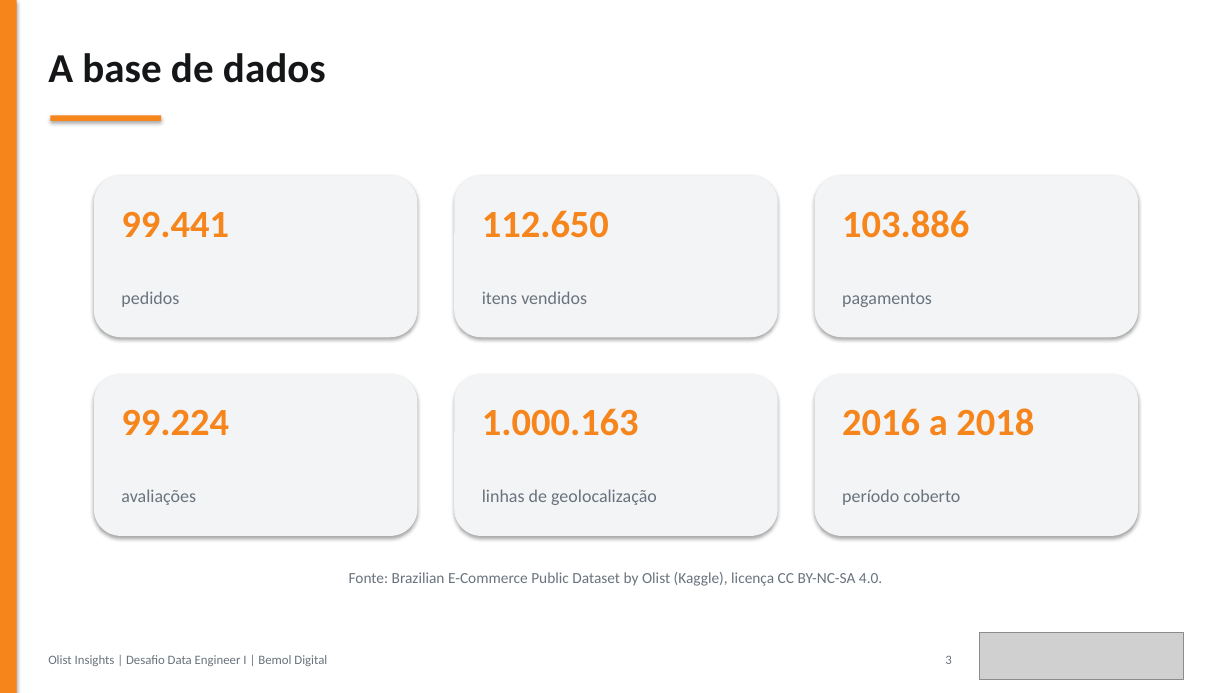
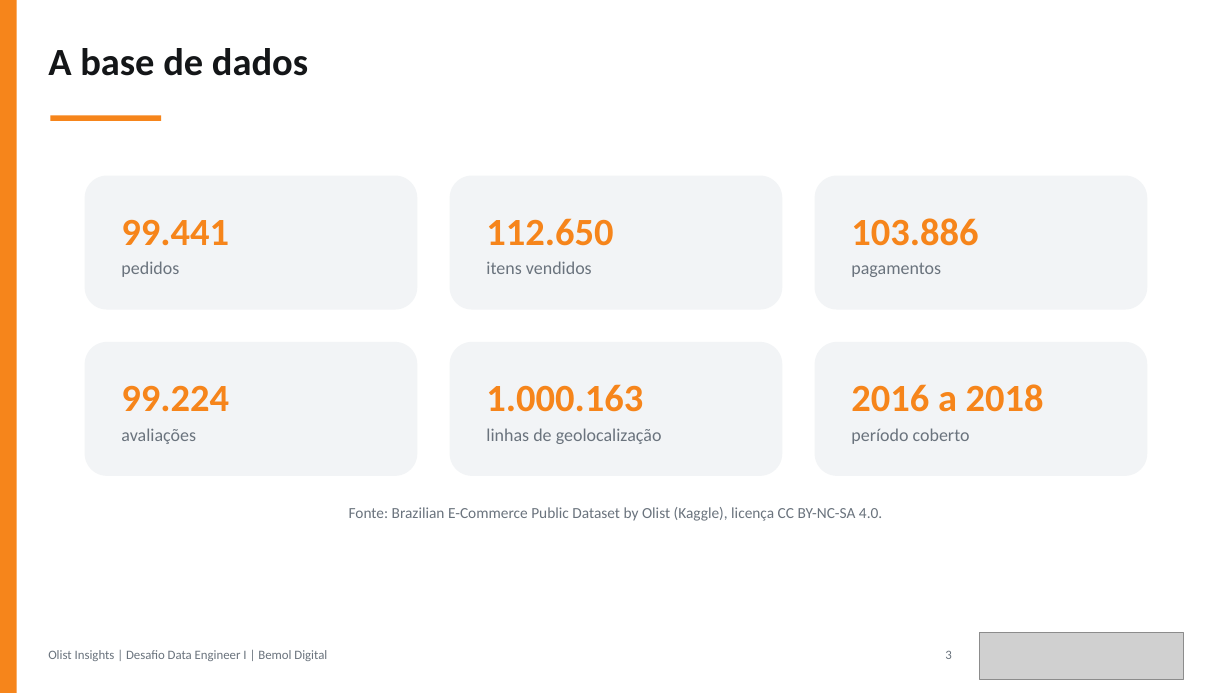
Before and after one commit to JulianaBallin/data-engineer-challenge, a slide deck: slide 3 of docs/apresentacao/apresentacao-olist.pptx. Drawn at 1232x693 pixels with LibreOffice and Linux fonts; fonts in the diff are those of the drawing; grey boxes stand for pictures. Boxes give left, top, right and bottom in pixels: in the first picture for what was removed or moved away, otherwise in the second. Text is boxed around its words. In the diff, an @@ line names an element or a change of style, - is before the commit and + after.

```diff
--- a/docs/apresentacao/apresentacao-olist.pptx
+++ b/docs/apresentacao/apresentacao-olist.pptx
@@ rectangle removed at (x1=0, y1=0, x2=1232, y2=693) @@
@@ text "A base de dados" at (x1=48, y1=48, x2=308, y2=76): size 32 to 30 pt @@
@@ rounded rectangle resized from (x1=94, y1=176, x2=418, y2=337) to (x1=85, y1=176, x2=418, y2=310) @@
@@ text "99.441" moved from (x1=121, y1=211, x2=229, y2=238) to (x1=121, y1=219, x2=229, y2=277) @@
@@ rounded rectangle resized from (x1=455, y1=176, x2=778, y2=337) to (x1=450, y1=176, x2=783, y2=310) @@
@@ text "112.650" moved from (x1=482, y1=210, x2=609, y2=238) to (x1=486, y1=218, x2=613, y2=274) @@
@@ shadow off in 8 elements at (x1=0, y1=0, x2=17, y2=693), (x1=50, y1=116, x2=161, y2=121), (x1=85, y1=176, x2=418, y2=310), (x1=85, y1=342, x2=418, y2=476), (x1=450, y1=176, x2=783, y2=310), (x1=450, y1=342, x2=783, y2=476), (x1=815, y1=342, x2=1148, y2=476), (x1=815, y1=176, x2=1148, y2=310) @@
@@ rounded rectangle resized from (x1=94, y1=374, x2=418, y2=536) to (x1=815, y1=176, x2=1148, y2=310) @@
@@ text "103.886" moved from (x1=842, y1=210, x2=969, y2=238) to (x1=851, y1=218, x2=978, y2=277) @@
@@ text at (x1=121, y1=219, x2=229, y2=246): less space between paragraphs @@
@@ text at (x1=486, y1=218, x2=613, y2=246): less space between paragraphs @@
@@ text at (x1=851, y1=218, x2=978, y2=246): less space between paragraphs @@
@@ text at (x1=121, y1=261, x2=179, y2=277): paragraph added @@
+pedidos
@@ text at (x1=486, y1=261, x2=592, y2=274): paragraph added @@
+itens vendidos
@@ text at (x1=851, y1=262, x2=941, y2=277): paragraph added @@
+pagamentos
@@ text removed at (x1=121, y1=291, x2=179, y2=307) @@
-pedidos
@@ text removed at (x1=482, y1=291, x2=587, y2=304) @@
-itens vendidos
@@ text removed at (x1=842, y1=293, x2=932, y2=307) @@
-pagamentos
@@ rounded rectangle resized from (x1=815, y1=176, x2=1139, y2=337) to (x1=85, y1=342, x2=418, y2=476) @@
@@ text "99.224" moved from (x1=121, y1=409, x2=229, y2=436) to (x1=121, y1=385, x2=229, y2=444) @@
@@ rounded rectangle resized from (x1=455, y1=374, x2=778, y2=536) to (x1=450, y1=342, x2=783, y2=476) @@
@@ vertical alignment top to middle in 6 elements at (x1=121, y1=219, x2=229, y2=277), (x1=851, y1=218, x2=978, y2=277), (x1=121, y1=385, x2=229, y2=444), (x1=851, y1=384, x2=1044, y2=444), (x1=486, y1=218, x2=613, y2=274), (x1=486, y1=384, x2=662, y2=444) @@
@@ text "1.000.163" moved from (x1=482, y1=408, x2=639, y2=436) to (x1=486, y1=384, x2=662, y2=444) @@
@@ rounded rectangle resized from (x1=815, y1=374, x2=1139, y2=536) to (x1=815, y1=342, x2=1148, y2=476) @@
@@ text "2016 a 2018" moved from (x1=842, y1=408, x2=1034, y2=436) to (x1=851, y1=384, x2=1044, y2=444) @@
@@ text at (x1=121, y1=385, x2=229, y2=412): less space between paragraphs @@
@@ text at (x1=486, y1=384, x2=643, y2=412): less space between paragraphs @@
@@ text at (x1=851, y1=384, x2=1044, y2=412): less space between paragraphs @@
@@ text at (x1=121, y1=428, x2=196, y2=444): paragraph added @@
+avaliações
@@ text at (x1=486, y1=428, x2=662, y2=444): paragraph added @@
+linhas de geolocalização
@@ text at (x1=851, y1=428, x2=970, y2=444): paragraph added @@
+período coberto
@@ text "Fonte: Brazilian E-Commerce Public Dataset ..." moved from (x1=349, y1=572, x2=882, y2=586) to (x1=349, y1=507, x2=882, y2=521) @@
@@ text removed at (x1=121, y1=489, x2=196, y2=505) @@
-avaliações
@@ text removed at (x1=482, y1=489, x2=657, y2=505) @@
-linhas de geolocalização
@@ text removed at (x1=842, y1=489, x2=960, y2=505) @@
-período coberto
@@ text "Olist Insights | Desafio Data ..." moved from (x1=48, y1=655, x2=327, y2=666) to (x1=48, y1=650, x2=327, y2=661) @@
@@ text "3" moved from (x1=945, y1=655, x2=951, y2=664) to (x1=945, y1=650, x2=951, y2=659) @@
```
Also in this commit, not shown: 14 other slides changed, 5 slides added, 2 slides removed, 8 other files.
